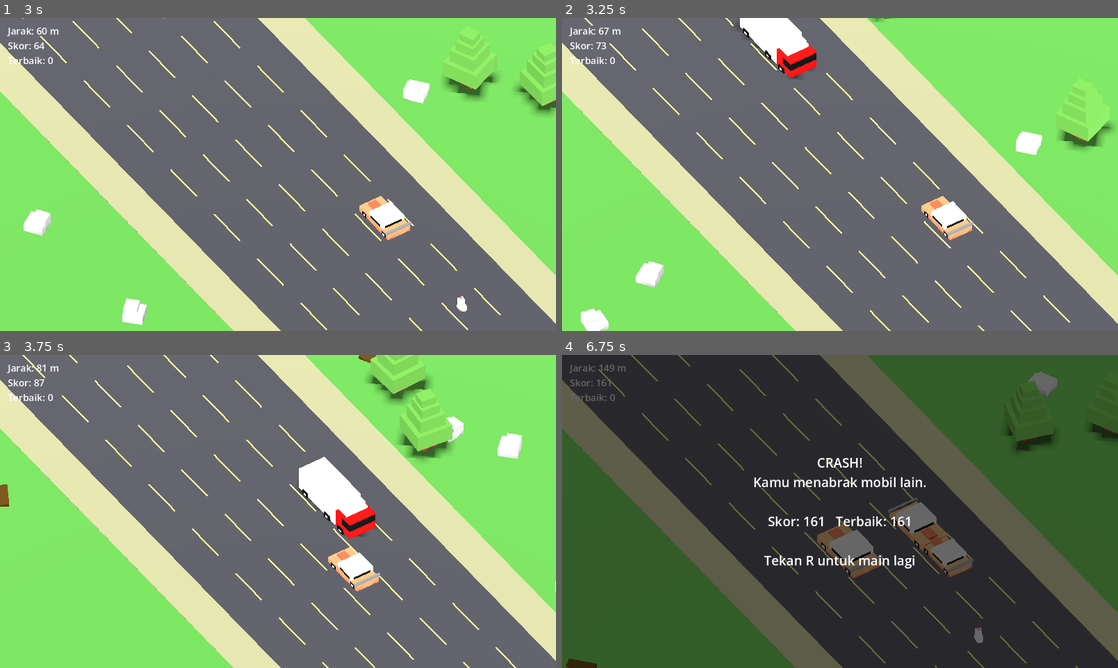
Above: before the commit, frames 1-4 (two rows, left to right).
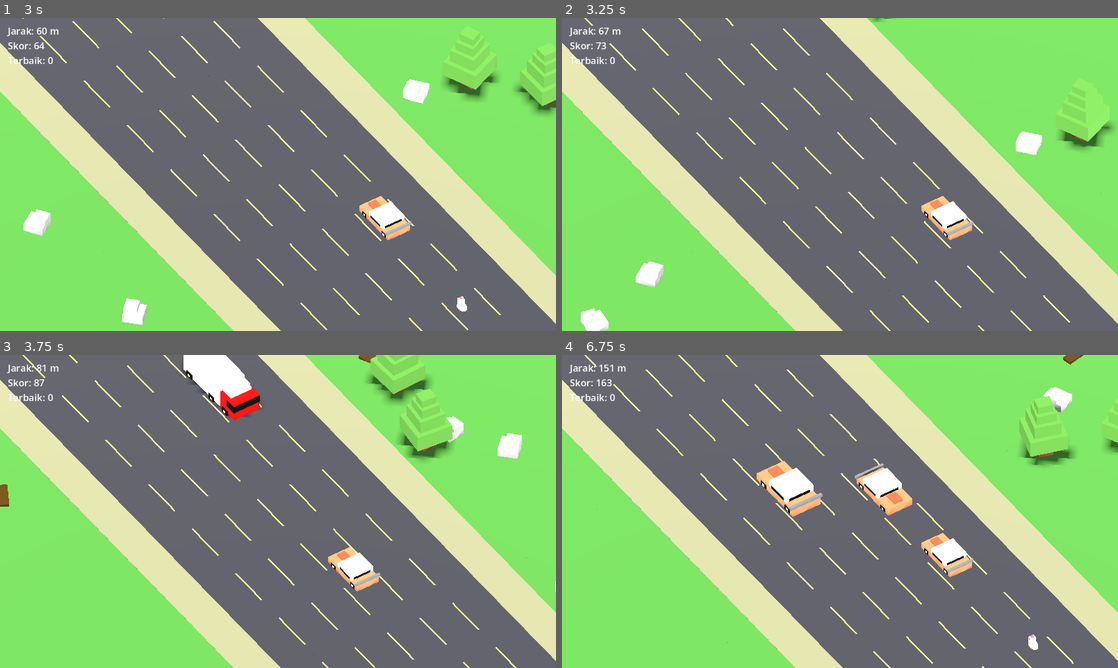
Above: after the commit, the same moments.

Repository: gmiiii/GAME-JAMM-TPLM
Game: Godot game, scene res://scenes/main.tscn
Same seed, same stepped clock (60 frames per second), same inputs: the game is played once before the commit and once after it.
Inputs:
- Up to frame 1 (3 s): tap Enter at 0.5, 1.35, 2.85 s; hold D (lane_right) 0.53-1.28 s; hold W (gas) 0.53-1.28 s; tap Space at 0.77, 1.52 s; hold S (brake) 1.28-2.03 s; hold D (lane_right) 2.03-2.78 s; hold W (gas) 2.03-2.78 s; hold Up from 2.78 s (still down)
- Up to frame 2 (3.25 s): keep holding Up; tap Space at 3.02 s
- Up to frame 3 (3.75 s): release Up at 3.53 s; hold A (lane_left) from 3.53 s (still down); hold W (gas) from 3.53 s (still down)
- Up to frame 4 (6.75 s): tap Space at 3.77, 4.52, 6.02 s; release W (gas) at 4.28 s; tap Enter at 4.35, 5.85 s; release A (lane_left) at 5.03 s; hold S (brake) 5.03-5.78 s; hold W (gas) 5.03-5.78 s; hold D (lane_right) 5.78-6.53 s; hold Up from 6.53 s (still down); hold W (gas) from 6.53 s (still down)

Frame 1 is identical in both runs. In frame 2, 1.6% of the frame differs, in the area x 31-46%, y 0-20%; in frame 3, 3.7%; in frame 4, 99%, in the area x 0-100%, y 0-100%.
Error in both runs: Invalid access to property or key 'CHICKEN_FRONT_Z_MIN' on a base object of type 'Node (game_config.gd)'. (res://scripts/chicken_spawner.gd:61)

Commit message:
Fix traffic cars passing through: car-following queue and spawn clearance

Diff:
--- a/scripts/traffic_car.gd
+++ b/scripts/traffic_car.gd
@@ -41,6 +41,28 @@
 	if GameState.is_game_over:
 		return
 	var net := GameState.scroll_speed + (own_speed if oncoming else -own_speed)
-	position.z += net * delta
+	var dz := net * delta
+	# Car-following: jangan menembus mobil di depan (selajur). Antre jaga jarak.
+	var leader := _leader_ahead()
+	if leader != null:
+		var gap: float = leader.position.z - position.z - (length + leader.length) * 0.5
+		dz = clampf(dz, 0.0, maxf(0.0, gap - GameConfig.TRAFFIC_MIN_GAP))
+	position.z += dz
 	if position.z > GameConfig.TRAFFIC_DESPAWN_Z:
 		queue_free()
+
+
+# Mobil terdekat di depan (+Z) pada lane yang sama.
+func _leader_ahead() -> Node3D:
+	var best: Node3D = null
+	var best_dz := INF
+	for c in get_tree().get_nodes_in_group("traffic"):
+		if c == self:
+			continue
+		if absf(c.position.x - position.x) > GameConfig.LANE_W * 0.5:
+			continue
+		var d: float = c.position.z - position.z
+		if d > 0.0 and d < best_dz:
+			best_dz = d
+			best = c
+	return best
--- a/scripts/traffic_spawner.gd
+++ b/scripts/traffic_spawner.gd
@@ -1,6 +1,7 @@
 extends Node3D
 
-# Spawn mobil traffic di lane acak dengan jeda acak.
+# Spawn mobil traffic di lane acak dengan jeda acak (makin rapat seiring kesulitan).
+# Tidak spawn bila titik spawn di lane itu masih terisi (cegah tumpukan/tembus).
 
 var _scene: PackedScene
 var _timer: float = 0.0
@@ -9,7 +10,7 @@
 
 func setup(scene: PackedScene) -> void:
 	_scene = scene
-	_next = randf_range(GameConfig.TRAFFIC_SPAWN_MIN, GameConfig.TRAFFIC_SPAWN_MAX)
+	_next = _roll_interval()
 
 
 func _process(delta: float) -> void:
@@ -18,13 +19,30 @@
 	_timer += delta
 	if _timer >= _next:
 		_timer = 0.0
-		_next = randf_range(GameConfig.TRAFFIC_SPAWN_MIN, GameConfig.TRAFFIC_SPAWN_MAX)
+		_next = _roll_interval()
 		_spawn()
+
+
+func _roll_interval() -> float:
+	return randf_range(GameConfig.TRAFFIC_SPAWN_MIN, GameConfig.TRAFFIC_SPAWN_MAX) \
+		* GameState.spawn_interval_mult()
 
 
 func _spawn() -> void:
 	var lane := randi_range(GameConfig.FIRST_LANE, GameConfig.LAST_LANE)
+	if not _spawn_clear(lane):
+		return                              # lane padat di titik spawn -> tunda
 	var key: String = GameConfig.CAR_KEYS[randi() % GameConfig.CAR_KEYS.size()]
 	var car = _scene.instantiate()
 	car.setup(key, lane)
 	add_child(car)
+
+
+func _spawn_clear(lane: int) -> bool:
+	var lx := GridUtils.col_x(lane)
+	for c in get_tree().get_nodes_in_group("traffic"):
+		if absf(c.position.x - lx) > GameConfig.LANE_W * 0.5:
+			continue
+		if absf(c.position.z - GameConfig.TRAFFIC_SPAWN_Z) < GameConfig.TRAFFIC_SPAWN_CLEAR:
+			return false
+	return true
